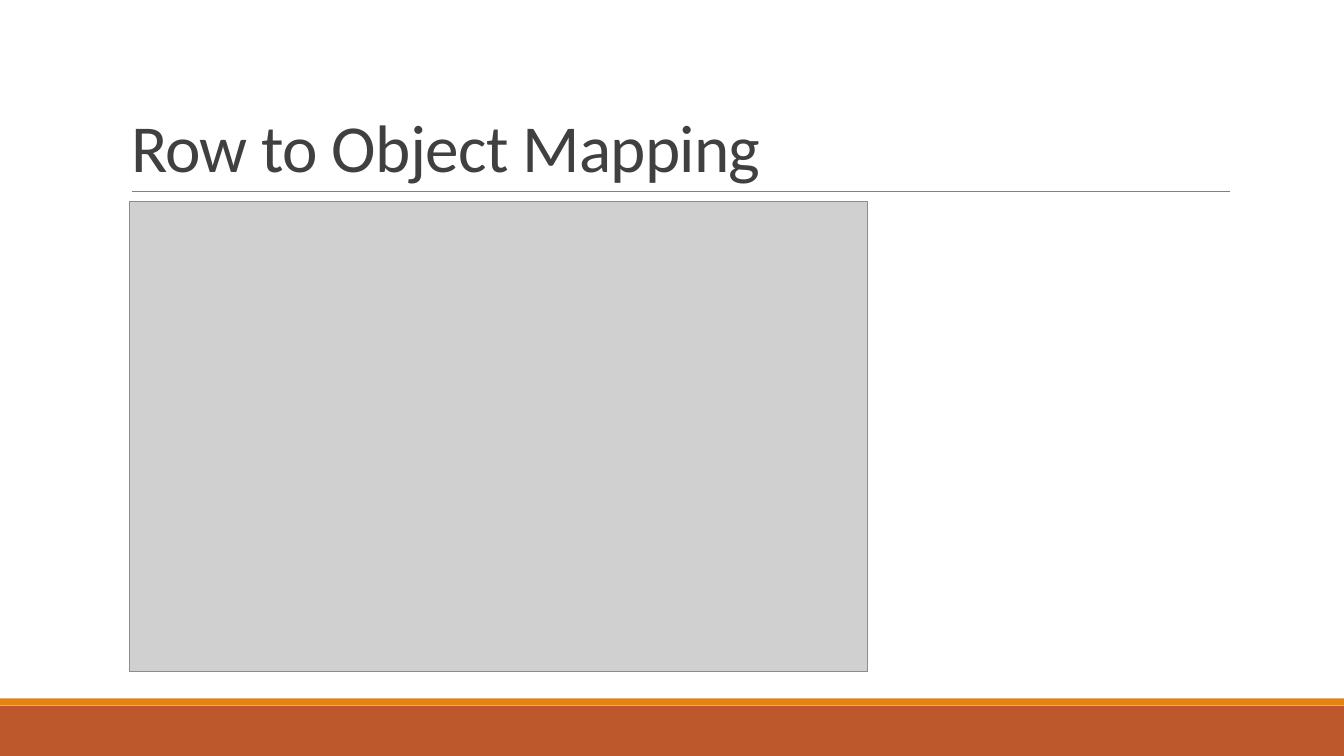
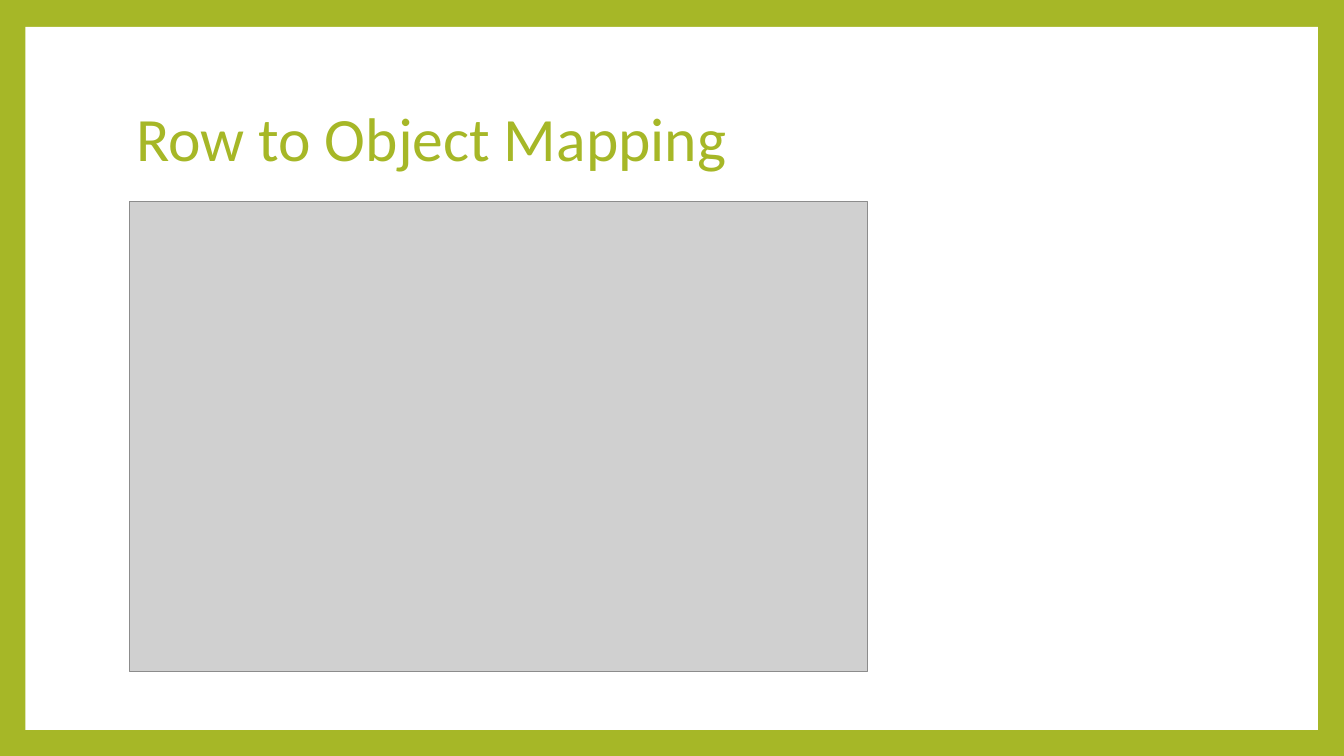
Before and after one commit to minhcnrs/JAVA_Course_Spring_Training, a slide deck: slide 5 of course/Spring-Day6.pptx. Drawn at 1344x756 pixels with LibreOffice and Linux fonts; fonts in the diff are those of the drawing; grey boxes stand for pictures. Boxes give left, top, right and bottom in pixels: in the first picture for what was removed or moved away, otherwise in the second. Text is boxed around its words. In the diff, an @@ line names an element or a change of style, - is before the commit and + after.

```diff
--- a/course/Spring-Day6.pptx
+++ b/course/Spring-Day6.pptx
@@ background #FFFFFF to #A6B727 @@
@@ rectangle added at (25,27,1318,730), fill #FFFFFF @@
@@ title "Row to Object Mapping": place and size @@
-title "Row to Object Mapping" at (131,125,760,184)
+title "Row to Object Mapping" at (136,118,726,172)
@@ title "Row to Object Mapping" at (136,118,726,172): size 48 to 44 pt, text colour #404040 to #A6B727, letter spacing -0.5 to 0 pt; line spacing 0.85 to 0.9; vertical alignment bottom to middle @@
@@ line removed from (132, 192) to (1231, 192) @@
@@ rectangle removed at (0,706,1344,756) @@
@@ rectangle removed at (0,699,1344,706) @@
```
Also in this commit, not shown: 43 other slides changed, 6 slides added, 6 slides removed, 8 other files.
